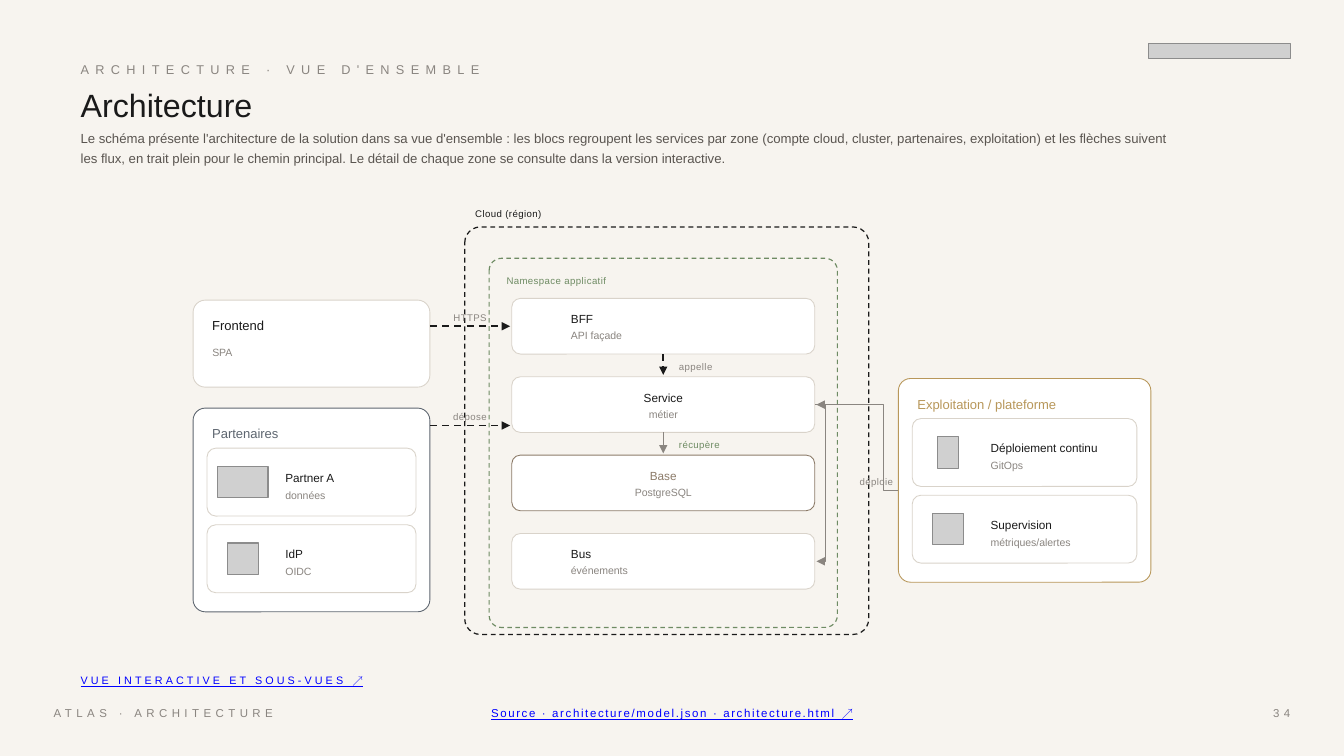
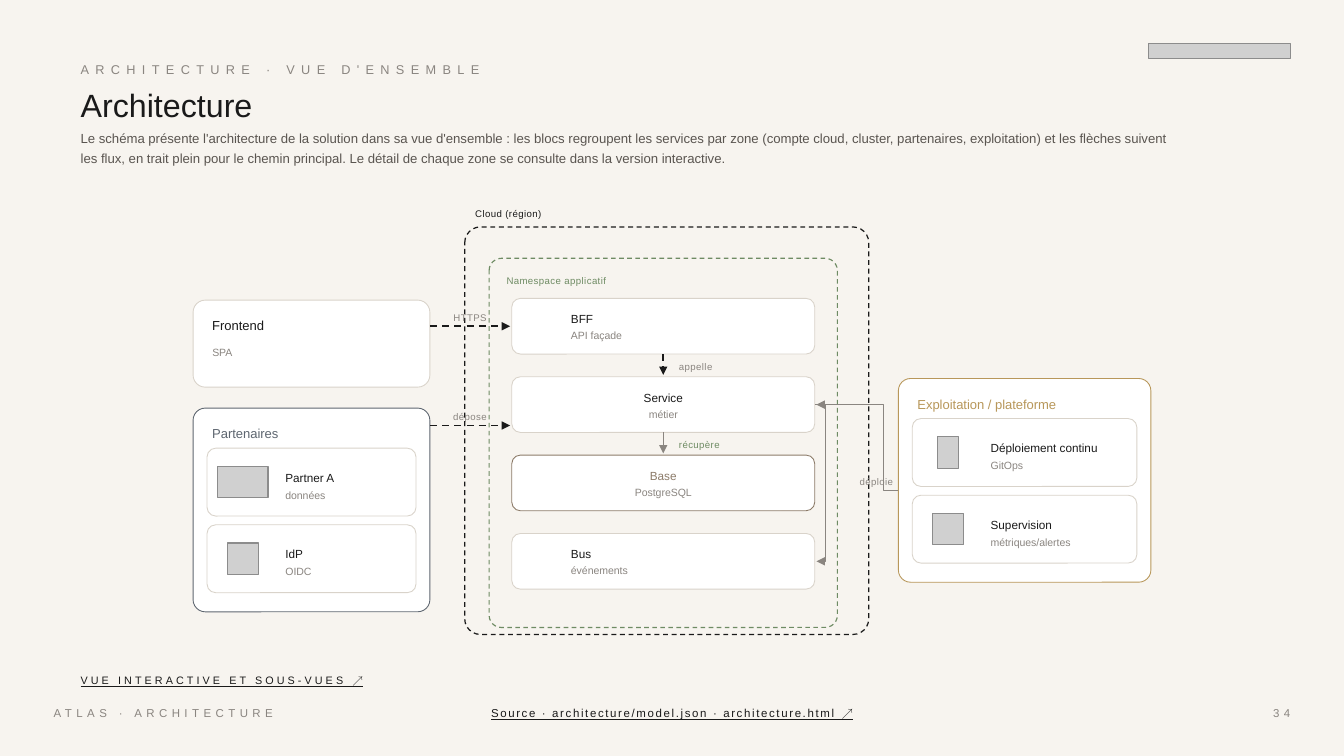
Before and after one commit to maximilienbornepro/pm-claude-plugin, a slide deck: slide 34 of docs/maquette/Atlas_dossier_projet.pptx. Drawn at 1344x756 pixels with LibreOffice and Linux fonts; fonts in the diff are those of the drawing; grey boxes stand for pictures; background and template pictures are left out. Boxes give left, top, right and bottom in pixels: in the first picture for what was removed or moved away, otherwise in the second. Text is boxed around its words. In the diff, an @@ line names an element or a change of style, - is before the commit and + after.

```diff
--- a/docs/maquette/Atlas_dossier_projet.pptx
+++ b/docs/maquette/Atlas_dossier_projet.pptx
@@ text "VUE INTERACTIVE ET SOUS-VUES ↗" at (81, 676, 343, 687): text colour #0000FF to #1A1A1A @@
@@ text "Source · architecture/model.json · architecture.html ..." at (491, 708, 834, 720): text colour #0000FF to #1A1A1A @@
```
Also in this commit, not shown: 10 other slides changed, 4 other files.
